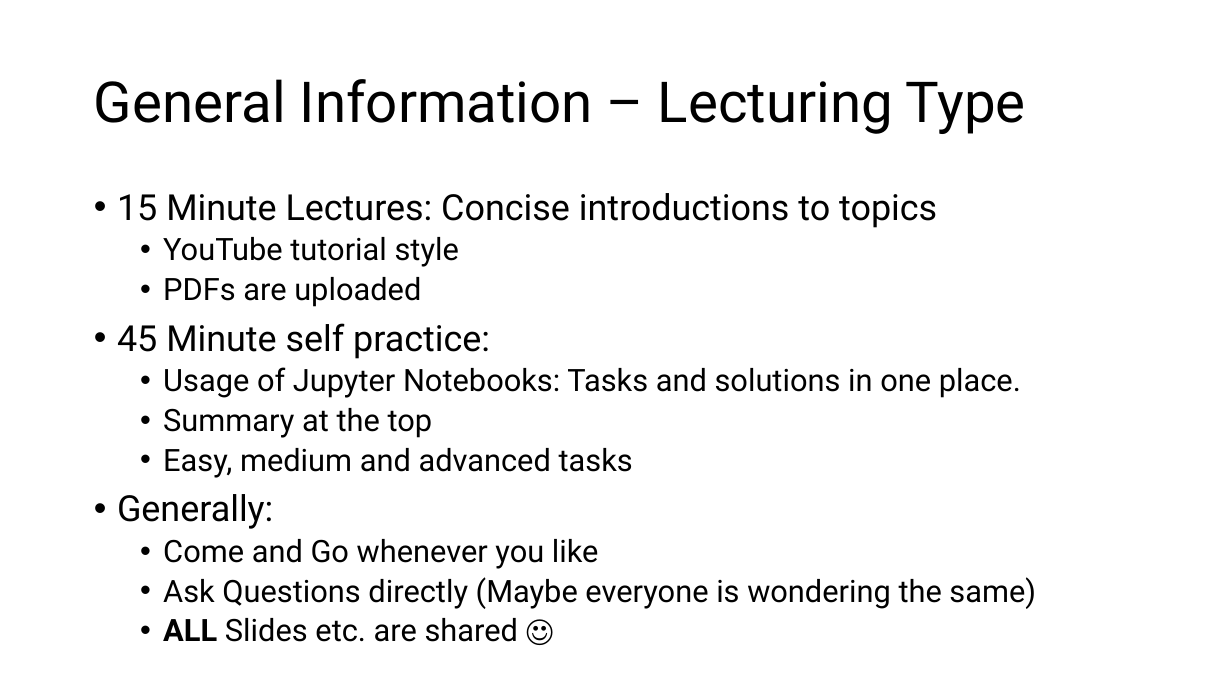
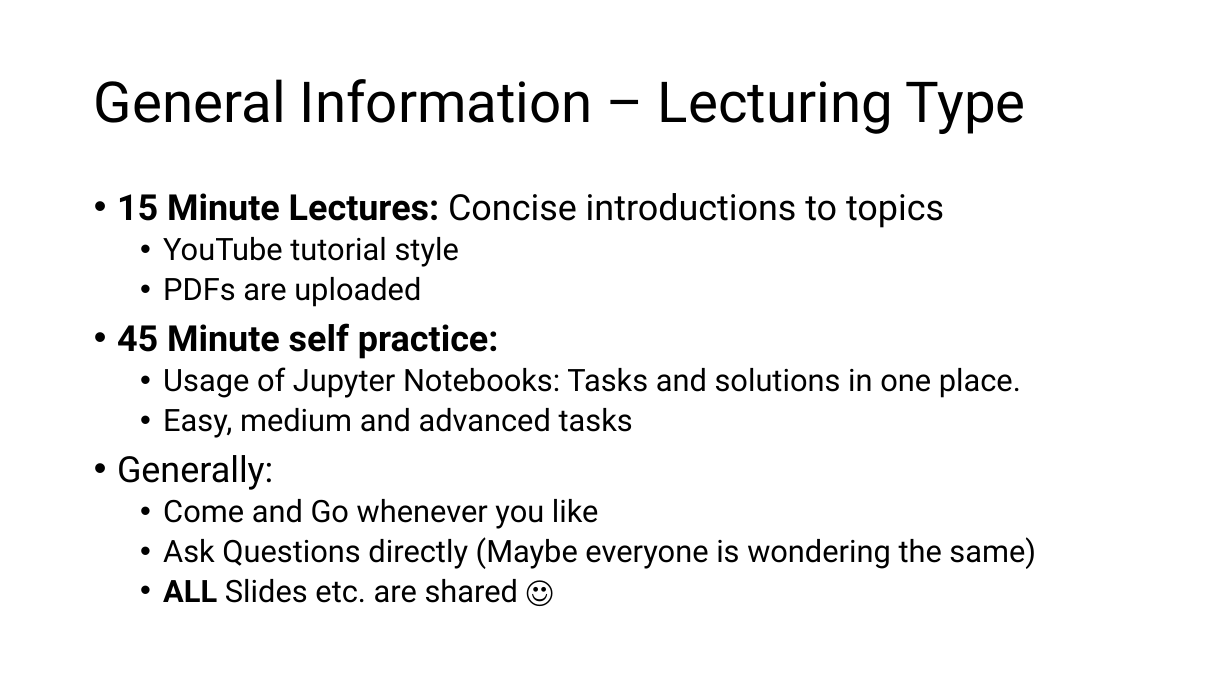
Before and after one commit to jonathanbollig/pycophy, a slide deck: slide 7 of Lectures/Chunk 1 - Introduction + Setup.pptx (slide 6 before the commit). Drawn at 1232x693 pixels with LibreOffice and Linux fonts; fonts in the diff are those of the drawing. Boxes give left, top, right and bottom in pixels: in the first picture for what was removed or moved away, otherwise in the second. Text is boxed around its words. In the diff, an @@ line names an element or a change of style, - is before the commit and + after.

```diff
--- a/Lectures/Chunk 1 - Introduction + Setup.pptx
+++ b/Lectures/Chunk 1 - Introduction + Setup.pptx
@@ text at bbox=[117, 193, 944, 359]: bold on in "15 Minute Lectures:", "45 Minute self practice:" @@
@@ text at bbox=[163, 408, 433, 438]: paragraph removed @@
-  • Summary at the top
```
Also in this commit, not shown: 13 other slides changed, 1 slide added, 2 other files.
